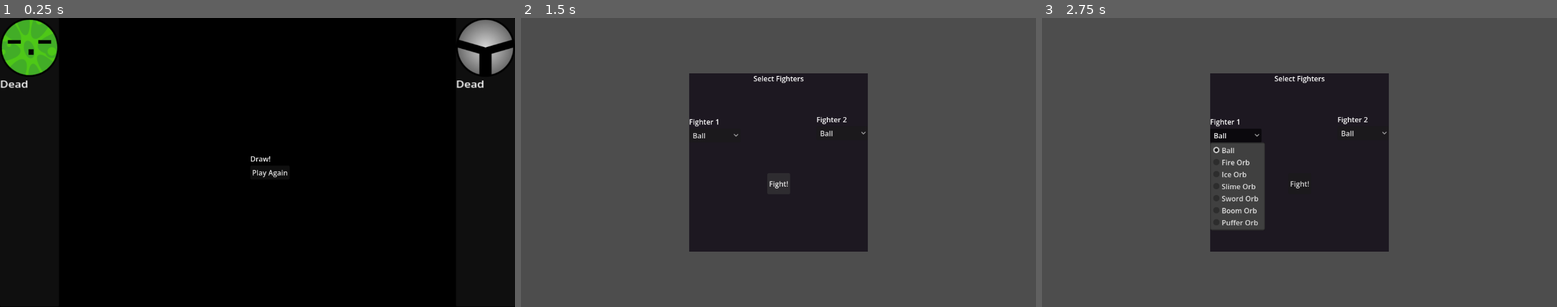
Above: before the commit, frames 1-3 (left to right).
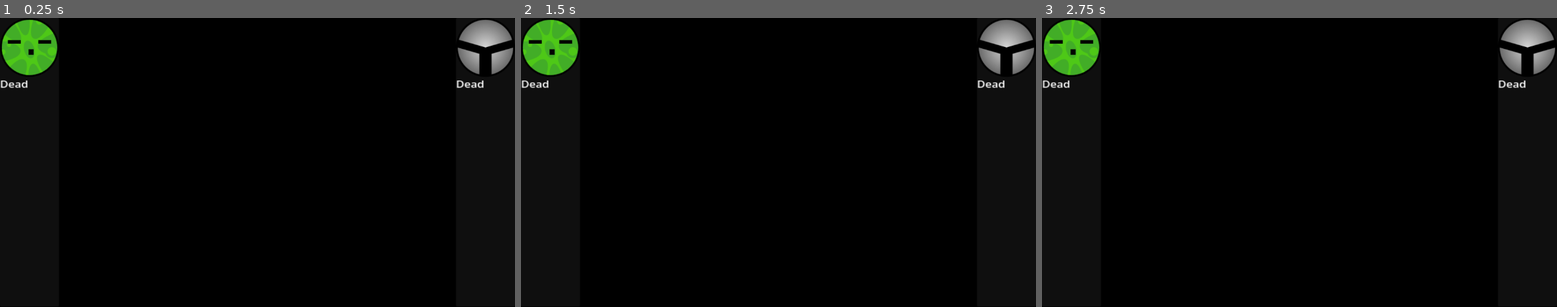
Above: after the commit, the same moments.

Repository: Cascachu/OrbCombat
Game: Godot game, scene res://game.tscn
Same seed, same stepped clock (60 frames per second), same inputs: the game is played once before the commit and once after it. This scene is started directly instead of the project's main scene.
Inputs (mouse positions are in pixels of both pictures, inside the frame that each line leads up to):
- Up to frame 1 (0.25 s): no input
- Up to frame 2 (1.5 s): click (788, 171) at 0.5 s, where only the run before the commit has a clickable "Play Again"; click (778, 182) at 1.25 s, where only the run before the commit has a clickable "Fight!"
- Up to frame 3 (2.75 s): click (1237, 136) at 2 s, where only the run before the commit has a clickable "Ball"

The runs differ from the first frame. In frame 1, 0.1% of the frame differs, in the area x 48-56%, y 47-56%; in frame 2, 100%, in the area x 0-100%, y 0-100%; in frame 3, 99%.
Error in both runs: Invalid access to property or key 'fighter_one' on a base object of type 'Nil'. (res://game.gd:7)

Commit message:
feat: player statistics
added player statistics: coins, wins, losses that show up on the top of the screen, the coins will be used for a betting mechanic and purchasing cosmetic items / unlocking orbs

Diff:
--- a/game.gd
+++ b/game.gd
@@ -31,4 +31,10 @@
 
 func show_game_over(result):
 	set_process(false)  # stop checking
+	if result == "Draw!":
+		PlayerStats.add_draw()
+	elif result == fighter_one_name + " wins!":
+		PlayerStats.add_win()  # assuming fighter one is the player
+	else:
+		PlayerStats.add_loss()
 	$CanvasLayer/game_over_panel.show_result(result)
--- a/game.tscn
+++ b/game.tscn
@@ -5,6 +5,7 @@
 [ext_resource type="Texture2D" uid="uid://ey5lnpg8dhbt" path="res://Fighters/Sprites/SlimeOrb.svg" id="3_feb5d"]
 [ext_resource type="Texture2D" uid="uid://d2wpqwounor2k" path="res://Fighters/Sprites/SwordOrb.svg" id="4_fc0e3"]
 [ext_resource type="Script" uid="uid://bpiidg7u08uj8" path="res://game_over.gd" id="5_7jktm"]
+[ext_resource type="Script" uid="uid://bfmm5wa0sjjjq" path="res://stats_bar.gd" id="6_ryrav"]
 
 [sub_resource type="SegmentShape2D" id="SegmentShape2D_feb5d"]
 a = Vector2(0, 648)
@@ -176,6 +177,33 @@
 layout_mode = 2
 text = "Play Again"
 
+[node name="StatsBar" type="Panel" parent="CanvasLayer" unique_id=1275175576]
+anchors_preset = 5
+anchor_left = 0.5
+anchor_right = 0.5
+grow_horizontal = 2
+size_flags_horizontal = 4
+script = ExtResource("6_ryrav")
+
+[node name="HBoxContainer" type="HBoxContainer" parent="CanvasLayer/StatsBar" unique_id=441608281]
+layout_mode = 1
+anchors_preset = 5
+anchor_left = 0.5
+anchor_right = 0.5
+offset_left = -20.0
+offset_right = 20.0
+offset_bottom = 40.0
+grow_horizontal = 2
+
+[node name="Coins" type="Label" parent="CanvasLayer/StatsBar/HBoxContainer" unique_id=1145800522]
+layout_mode = 2
+
+[node name="Wins" type="Label" parent="CanvasLayer/StatsBar/HBoxContainer" unique_id=922399075]
+layout_mode = 2
+
+[node name="Losses" type="Label" parent="CanvasLayer/StatsBar/HBoxContainer" unique_id=578035233]
+layout_mode = 2
+
 [node name="WorldEnvironment" type="WorldEnvironment" parent="." unique_id=1074748335]
 environment = SubResource("Environment_fc0e3")
 
--- /dev/null
+++ b/game_over.tscn
@@ -0,0 +1,3 @@
+[gd_scene format=3 uid="uid://bdrsk3rkqjnto"]
+
+[node name="CanvasLayer" type="CanvasLayer" unique_id=670659575]
--- /dev/null
+++ b/player_stats.gd
@@ -0,0 +1,39 @@
+extends Node
+
+const SAVE_PATH = "user://stats.txt"
+
+var coins = 0
+var wins = 0
+var losses = 0
+
+func _ready():
+	load_stats()
+
+func save_stats():
+	var file = FileAccess.open(SAVE_PATH, FileAccess.WRITE)
+	file.store_line(str(coins))
+	file.store_line(str(wins))
+	file.store_line(str(losses))
+	file.close()
+
+func load_stats():
+	if not FileAccess.file_exists(SAVE_PATH):
+		return
+	var file = FileAccess.open(SAVE_PATH, FileAccess.READ)
+	coins = int(file.get_line())
+	wins = int(file.get_line())
+	losses = int(file.get_line())
+	file.close()
+
+func add_win():
+	wins += 1
+	coins += 100
+	save_stats()
+
+func add_loss():
+	losses += 1
+	save_stats()
+
+func add_draw():
+	coins += 25
+	save_stats()
--- a/project.godot
+++ b/project.godot
@@ -18,6 +18,7 @@
 [autoload]
 
 GameState="*uid://bcfs0fprxunfk"
+PlayerStats="*uid://ceryvflwpmfgu"
 
 [global_group]
 
--- /dev/null
+++ b/stats_bar.gd
@@ -0,0 +1,10 @@
+extends Panel
+
+@onready var coins_label = $HBoxContainer/Coins
+@onready var wins_label = $HBoxContainer/Wins
+@onready var losses_label = $HBoxContainer/Losses
+
+func _process(delta):
+	coins_label.text = "Coins: " + str(PlayerStats.coins)
+	wins_label.text = "Wins: " + str(PlayerStats.wins)
+	losses_label.text = "Losses: " + str(PlayerStats.losses)
